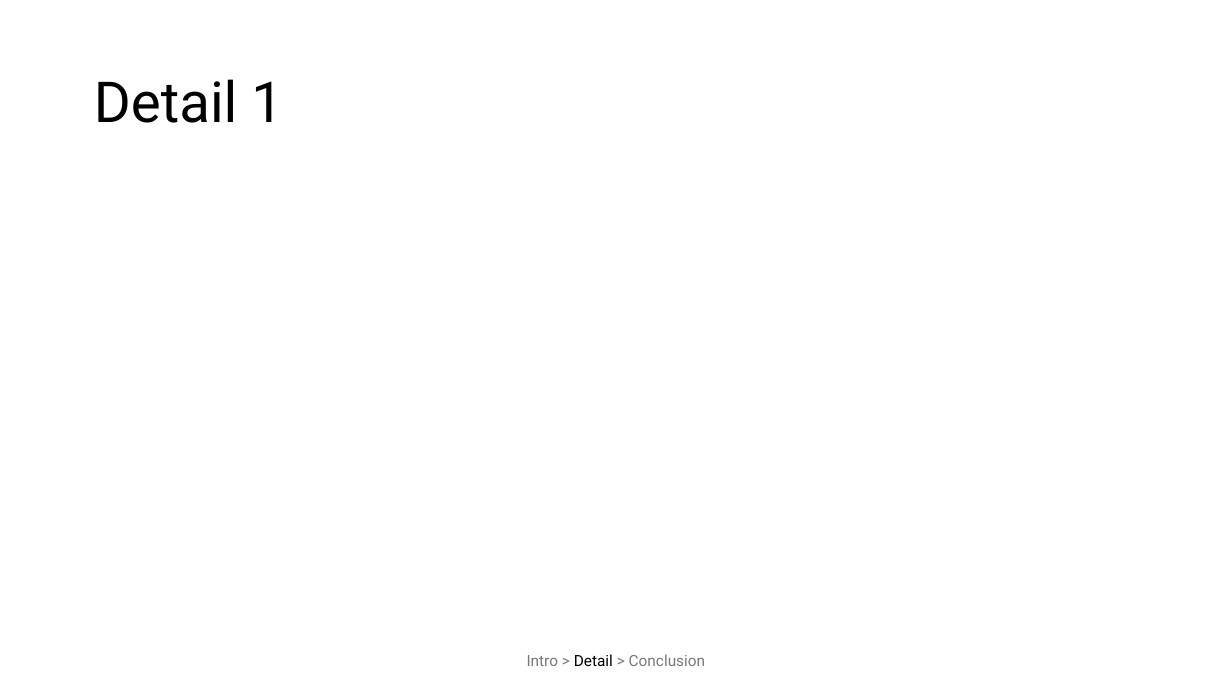
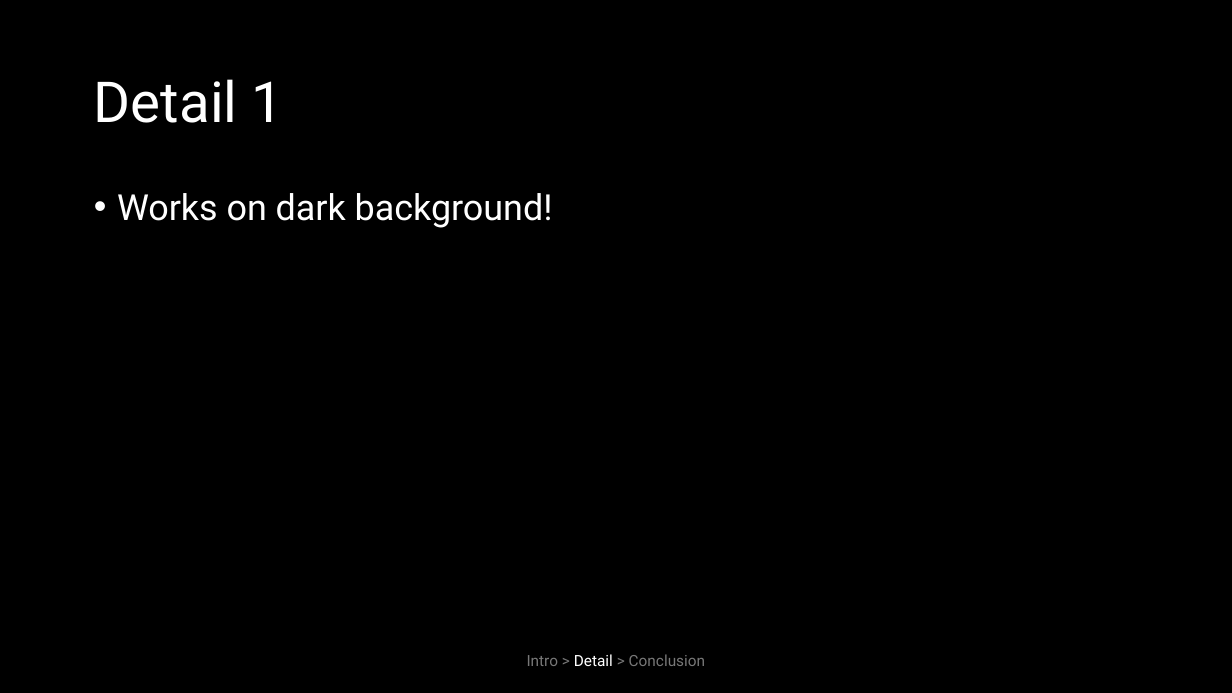
Before and after one commit to Antyos/ppt-section-timeline, a slide deck: slide 3 of SectionStatusBar.pptm. Drawn at 1232x693 pixels with LibreOffice and Linux fonts; fonts in the diff are those of the drawing. Boxes give left, top, right and bottom in pixels: in the first picture for what was removed or moved away, otherwise in the second. Text is boxed around its words. In the diff, an @@ line names an element or a change of style, - is before the commit and + after.

Commit message:
Better dark background detection

```diff
--- a/SectionStatusBar.pptm
+++ b/SectionStatusBar.pptm
@@ background #FFFFFF to #000000 @@
@@ title "Detail 1" at (94, 79, 283, 123): text colour #000000 to #FFFFFF @@
@@ text added at (117, 193, 553, 228), 28 pt, text #FFFFFF @@
+• Works on dark background!
@@ text "Intro > Detail > Conclusion" at (527, 654, 705, 666): text colour #000000 to #FFFFFF in "Detail" @@
```
Also in this commit, not shown: 2 other slides changed, 1 slide removed.
